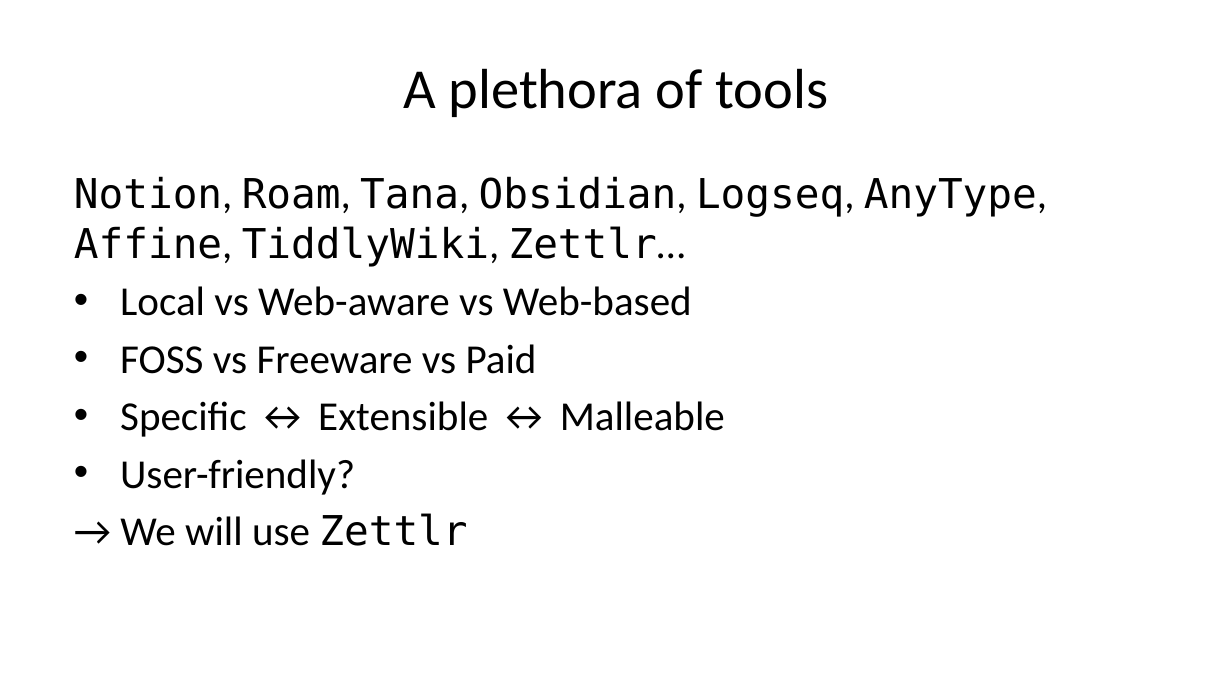
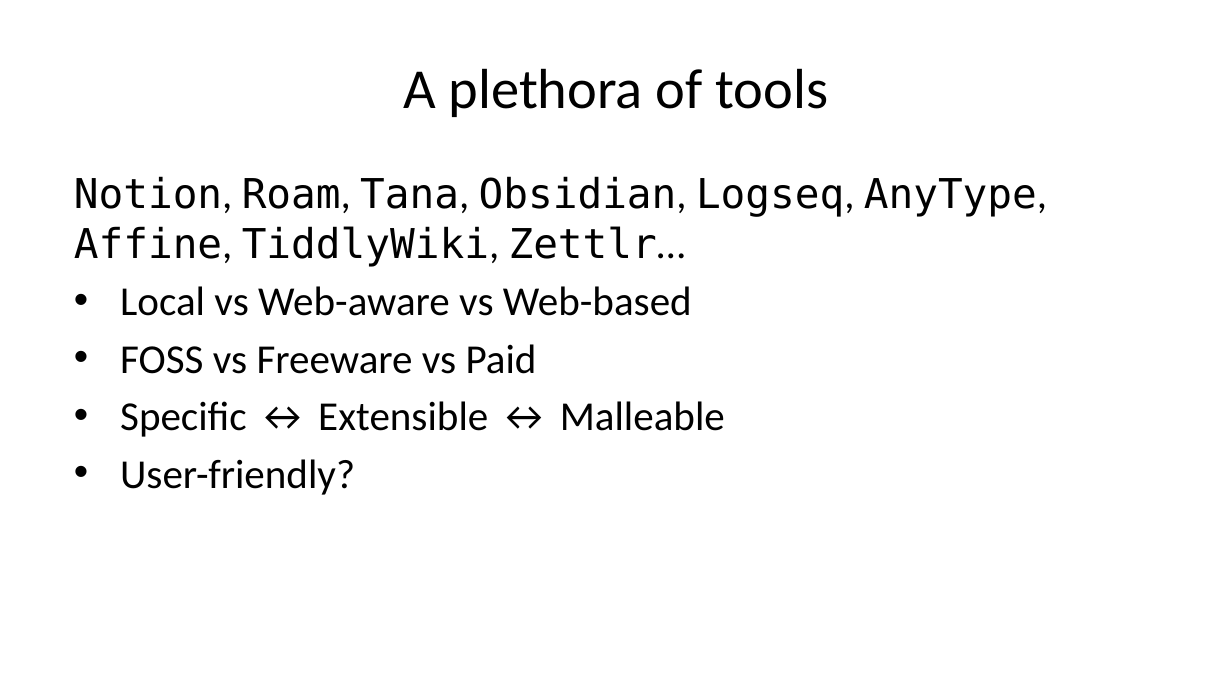
Before and after one commit to smart-edtech/smarties, a slide deck: slide 8 of workshop/markdown/index.pptx (slide 14 before the commit). Drawn at 1232x693 pixels with LibreOffice and Linux fonts; fonts in the diff are those of the drawing. Boxes give left, top, right and bottom in pixels: in the first picture for what was removed or moved away, otherwise in the second. Text is boxed around its words. In the diff, an @@ line names an element or a change of style, - is before the commit and + after.

```diff
--- a/workshop/markdown/index.pptx
+++ b/workshop/markdown/index.pptx
@@ text at box(120, 513, 467, 546): paragraph removed @@
-→ We will use Zettlr
```
Also in this commit, not shown: 7 other slides changed, 4 slides added, 2 slides removed, 11 other files.
